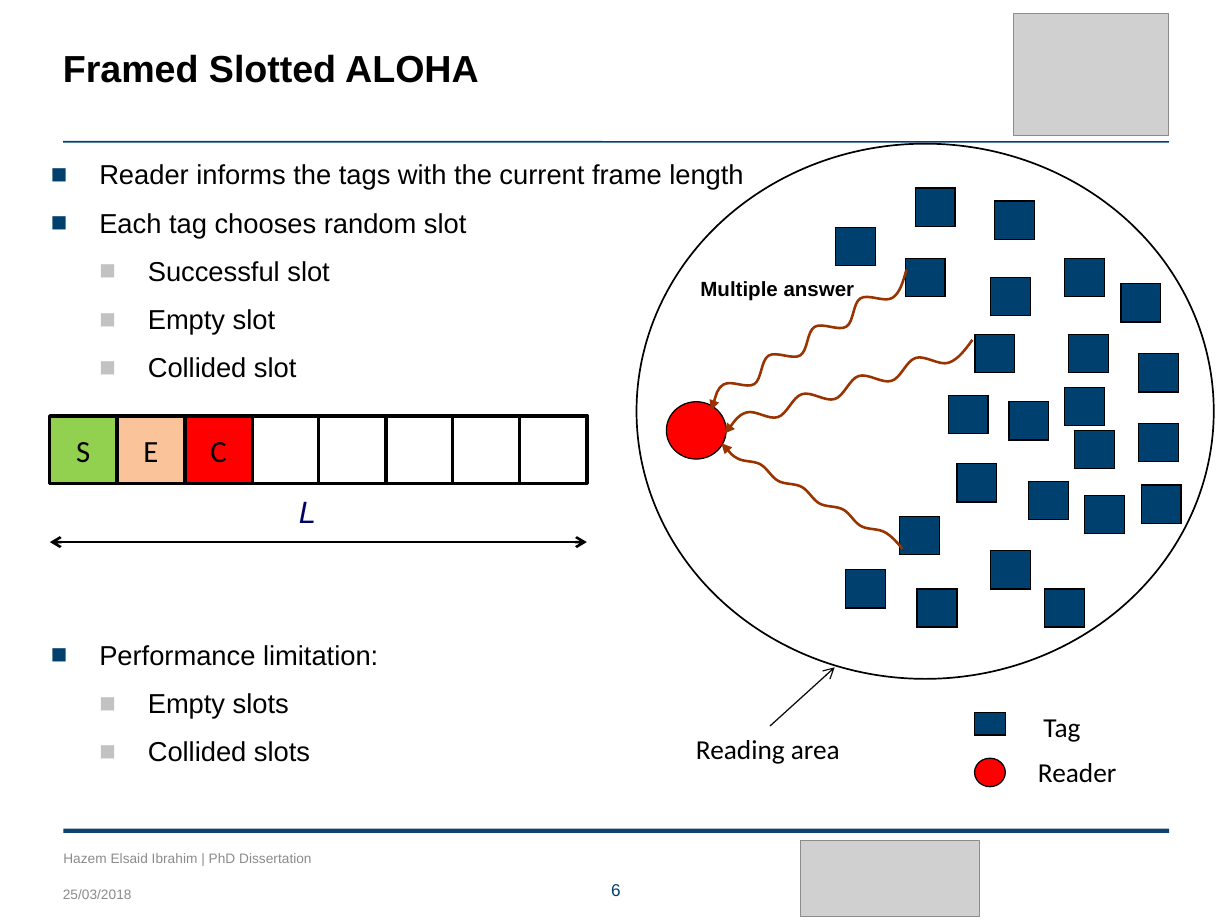
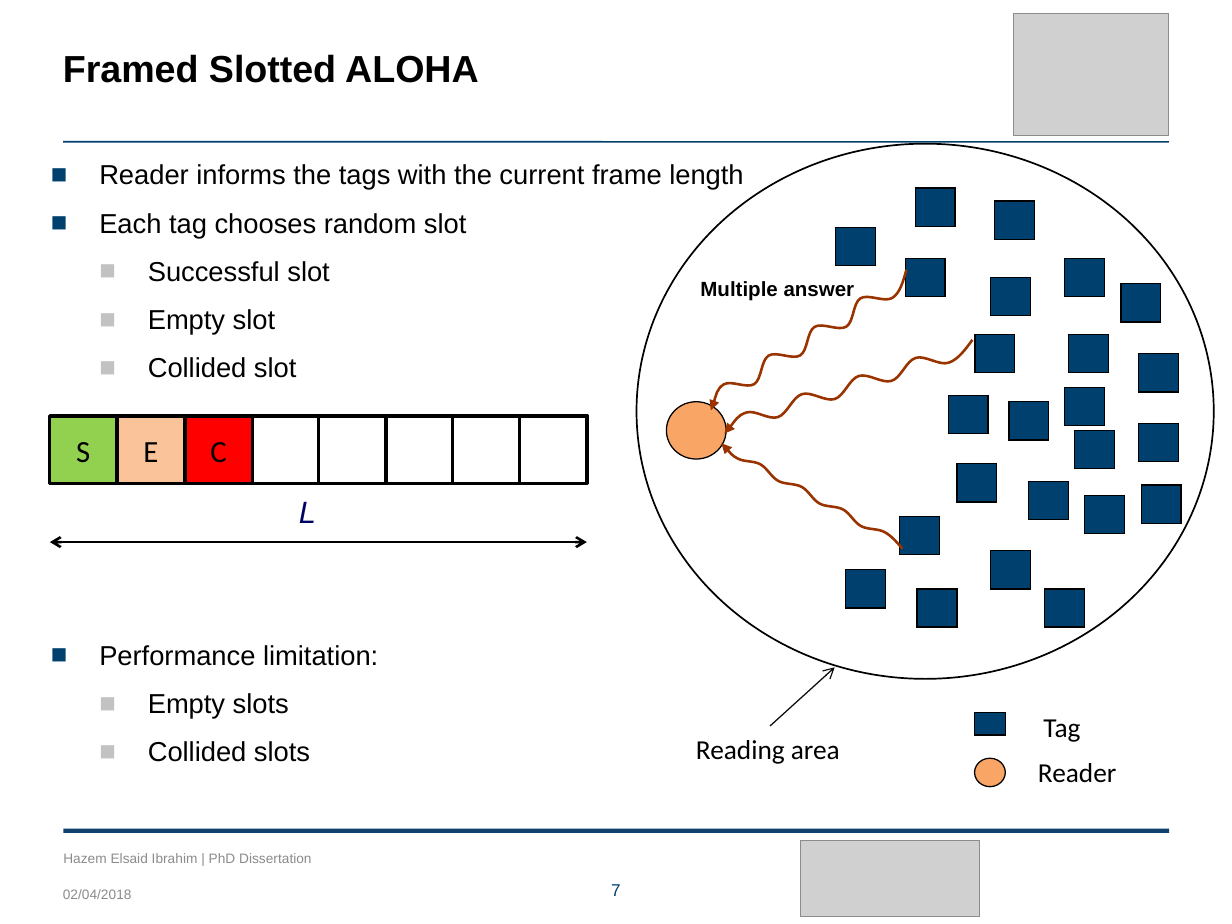
Before and after one commit to HazemAAhmed/Thesis, a slide deck: slide 7 of Final_presentation/Hazem_presentation.pptx (slide 6 before the commit). Drawn at 1232x924 pixels with LibreOffice and Linux fonts; fonts in the diff are those of the drawing; grey boxes stand for pictures; background and template pictures are left out. Boxes give left, top, right and bottom in pixels: in the first picture for what was removed or moved away, otherwise in the second. Text is boxed around its words. In the diff, an @@ line names an element or a change of style, - is before the commit and + after.

```diff
--- a/Final_presentation/Hazem_presentation.pptx
+++ b/Final_presentation/Hazem_presentation.pptx
@@ ellipse at <box>667,402,726,460</box>: fill #FF0000 to #F9A566 @@
@@ ellipse at <box>975,758,1005,786</box>: fill #FF0000 to #F9A566 @@
@@ text at <box>63,889,132,899</box>: text changed @@
-25/03/2018
+02/04/2018
@@ page number at <box>611,884,621,896</box>: text changed @@
-6
+7
```
Also in this commit, not shown: 43 other slides changed, 13 slides added, 1 slide removed, 11 other files.
